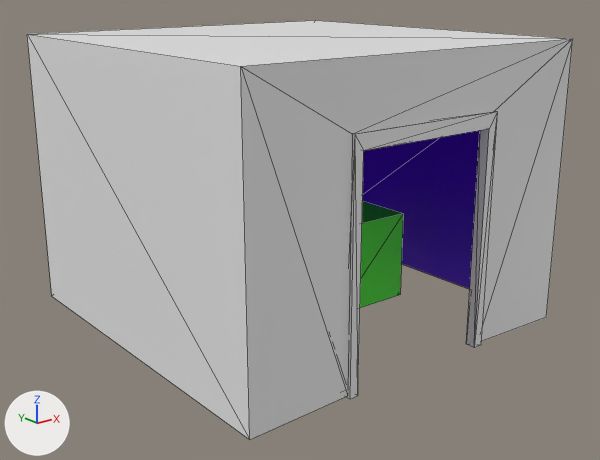
A saved change to the glTF model docs/portal.glb.
Rendered twice from a 50 mm camera at (-5.41, -4.93, 3.67) aimed at (-0.03, 1.8, 0.98). Every picture has the same lights, and +X, +Y and +Z are marked at lower left. Mesh edges are drawn as thin lines. Where no turn or scale is listed for an object, it has been applied to the vertices.

The first picture shows 'clipCube', 'door', 'envCube', 'greenCube'.
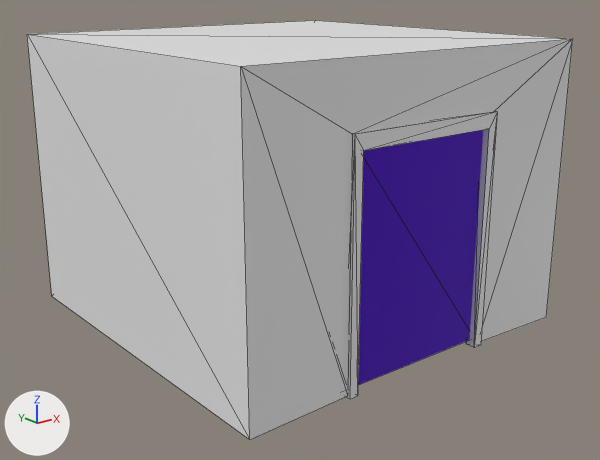
Boxes [x1, y1, x2, y2] around the edits, measured in the pictures (600 x 460 px):
```json
{"object": "insideDoor", "change": "added", "after": [358, 130, 483, 385], "on screen": "purple"}
{"object": "envCube", "change": "unchanged, covered by the edit", "before": [362, 130, 480, 289]}
{"object": "greenCube", "change": "unchanged, covered by the edit", "before": [360, 201, 403, 308]}
```

The change, as JSON lines over the scene's bpy script:
```json
{"op": "add", "block": "me_cube_001", "code": ["me_cube_001 = bpy.data.meshes.new('Cube.001')", "me_cube_001.from_pydata([(-1.94, 1.93, -1.44), (-0.88, -1.95, -1.43), (0.87, -1.93, -1.44), (-0.87, -1.93, 0.86), (0.87, -1.93, 0.86)], [], [(1, 0, 2), (2, 4, 3), (1, 2, 3)])", "me_cube_001.materials.append(mat_material_004)  # purple #5d00e7"]}
{"op": "add", "block": "ob_insidedoor", "code": ["ob_insidedoor = bpy.data.objects.new('insideDoor', me_cube_001)", "ob_insidedoor.location = (0.0, 2.0, 1.5)"]}
```
